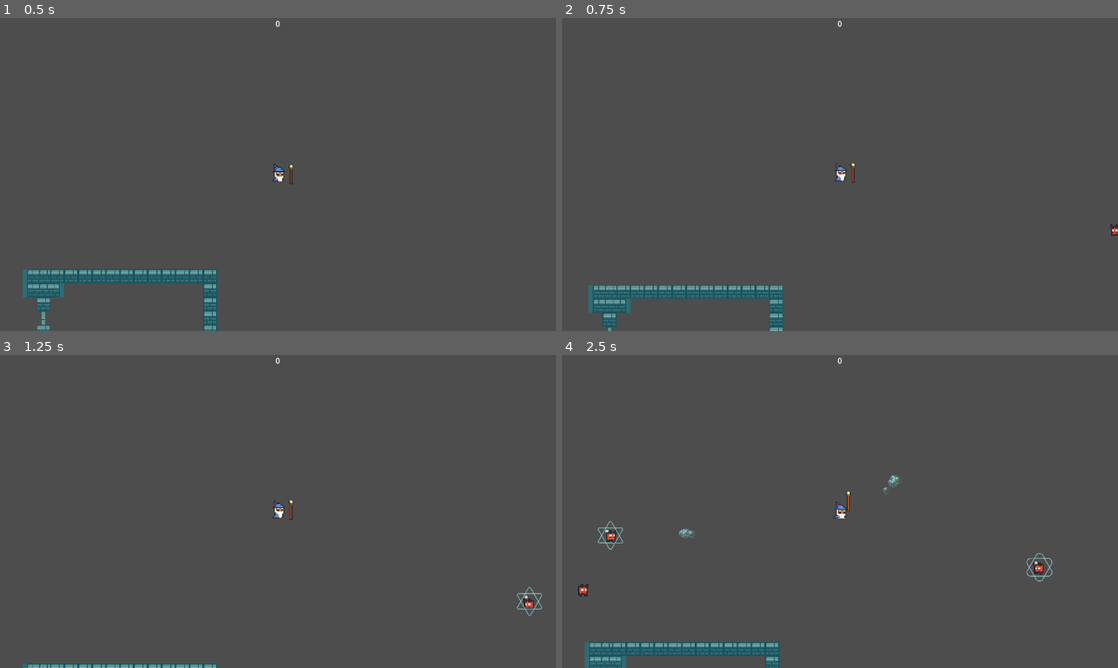
Above: before the commit, frames 1-4 (two rows, left to right).
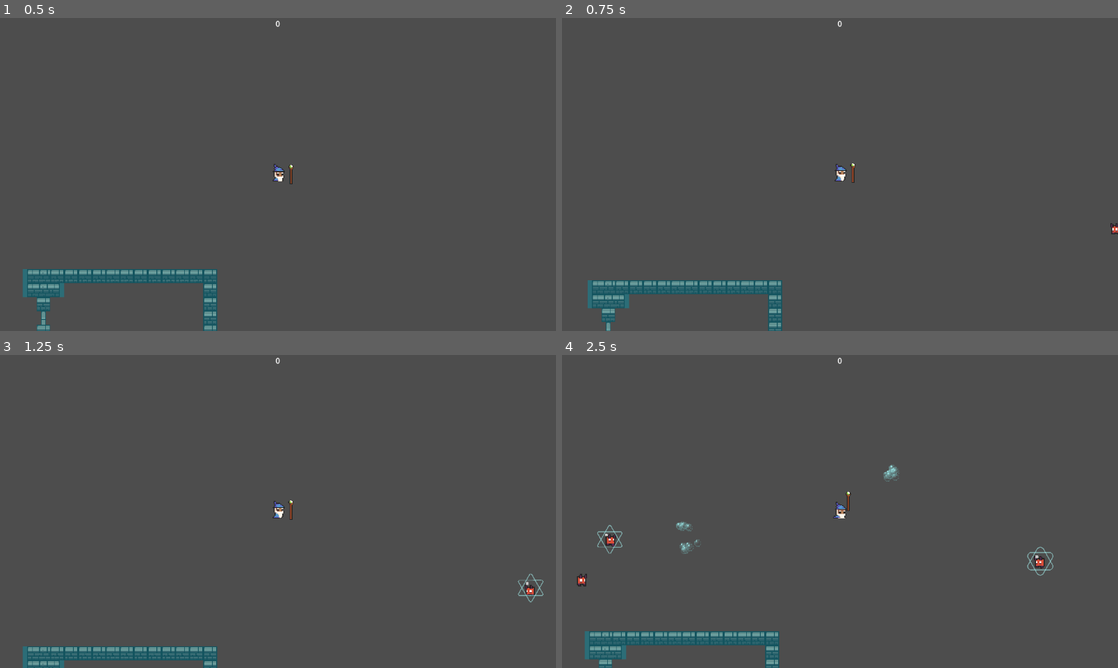
Above: after the commit, the same moments.

Repository: GianiStatie/GGJ-2025
Game: Godot game, scene res://main.tscn
Same seed, same stepped clock (60 frames per second), same inputs: the game is played once before the commit and once after it. The engine's default icon, where the game draws it, is replaced by a stand-in: a white triangle on a blue panel in a dark square.
Inputs (mouse positions are in pixels of both pictures, inside the frame that each line leads up to):
- Up to frame 1 (0.5 s): no input
- Up to frame 2 (0.75 s): tap Enter (ui_accept) at 0.5 s; move the mouse to (962, 158) at 0.52 s; hold W (up) from 0.53 s (still down); tap A (a) at 0.6 s
- Up to frame 3 (1.25 s): keep holding W (up); tap Enter (ui_accept) at 0.77 s; tap D (d) at 0.8 s
- Up to frame 4 (2.5 s): move the mouse to (728, 527) at 1.27 s; release W (up) at 1.28 s; hold S (down) 1.28-2.03 s; tap D (d) at 1.35 s; tap Enter (ui_accept) at 1.52 s; click (728, 527) at 1.55 s; move the mouse to (895, 442) at 2.02 s; hold W (up) from 2.03 s (still down); click (895, 442) at 2.1 s; tap A (a) at 2.3 s

Frame 1 is identical in both runs. In frame 2, 2.2% of the frame differs, in the area x 4-100%, y 65-100%; in frame 3, 2.4%; in frame 4, 3.6%, in the area x 2-89%, y 35-100%.

Commit message:
smal behariol changes speed and attack patern

Diff:
--- a/player/attacks/attack_1.gd
+++ b/player/attacks/attack_1.gd
@@ -9,6 +9,7 @@
 func trigger(target):
 	self.look_at(target)
 	self.apply_impulse(Vector2(target-self.global_position).normalized()*200)
+
 
 # Called every frame. 'delta' is the elapsed time since the previous frame.
 func _process(delta: float) -> void:
--- a/player/pc_attack_tracker.gd
+++ b/player/pc_attack_tracker.gd
@@ -1,8 +1,10 @@
 extends Node
 var bullet1=preload("res://player/attacks/attack1.tscn").instantiate()
-
+var random
 # Called when the node enters the scene tree for the first time.
 func _ready() -> void:
+	random = RandomNumberGenerator.new()
+	random.randomize()
 	pass # Replace with function body.
 
 
@@ -17,4 +19,4 @@
 		tmp_attack=bullet1.duplicate()
 		$attack_tracker.add_child(tmp_attack)
 		tmp_attack.global_position=position
-		tmp_attack.trigger(target)
+		tmp_attack.trigger(target+Vector2(randi_range(-30,30),randi_range(-30,30)))
--- a/player/player.gd
+++ b/player/player.gd
@@ -2,13 +2,14 @@
 
 var scene = load("res://menu/end.tscn")
 
-var speed = 6000
+var speed = 70
 var aim_range=15
 var max_health: float = 100
 var health: float = max_health : set = _on_health_changed
 var dash_check=true
 var speed_bufer=speed
 var is_dead = false
+var can_shot=true
 
 func _on_health_changed(value):
 	health = max(value, 0)
@@ -16,7 +17,7 @@
 		is_dead = true
 		get_tree().change_scene_to_packed(scene)
 
-func get_input(delta):
+func get_input():
 	if is_dead:
 		return
 	#var input_direction = Input.get_vector("left", "right", "up", "down")
@@ -27,17 +28,20 @@
 		dash_check=false
 		$dash_timer.start(0)
 		speed_bufer=speed*40
-	velocity = input_direction * speed_bufer *delta
-	if Input.is_action_just_pressed("mouse_l_click") and self.global_position.distance_to(get_global_mouse_position()) >aim_range:
+	velocity = input_direction * speed_bufer
+	if Input.is_action_just_pressed("mouse_l_click") and can_shot and self.global_position.distance_to(get_global_mouse_position()) >aim_range:
+		can_shot=false
 		var start_pos = $aim/AimMarker.global_position
-		get_tree().get_nodes_in_group("pc_attack_tracker")[0].shoot(1,get_global_mouse_position(),start_pos)
+		for i in range(0,2):
+			get_tree().get_nodes_in_group("pc_attack_tracker")[0].shoot(1,get_global_mouse_position(),start_pos)
+		$attack_timer.start(0)
 #func _unhandled_input(event):
 #	print (event)
 
 func _physics_process(delta):
 	if is_dead:
 		return
-	get_input(delta)
+	get_input()
 
 	#print(dash_check)
 	move_and_slide()
@@ -62,3 +66,8 @@
 	if body.is_in_group("enemy_group"):
 		health -= body.damage
 		body._on_player_collision()
+
+
+func _on_attack_timer_timeout() -> void:
+	can_shot=true
+	pass # Replace with function body.
--- a/player/player.tscn
+++ b/player/player.tscn
@@ -110,5 +110,10 @@
 [node name="CollisionShape2D" type="CollisionShape2D" parent="collision"]
 shape = SubResource("CapsuleShape2D_f3okn")
 
+[node name="attack_timer" type="Timer" parent="."]
+wait_time = 0.3
+one_shot = true
+
 [connection signal="timeout" from="dash_timer" to="." method="_on_dash_timer_timeout"]
 [connection signal="body_entered" from="collision" to="." method="_on_collision_body_entered"]
+[connection signal="timeout" from="attack_timer" to="." method="_on_attack_timer_timeout"]
